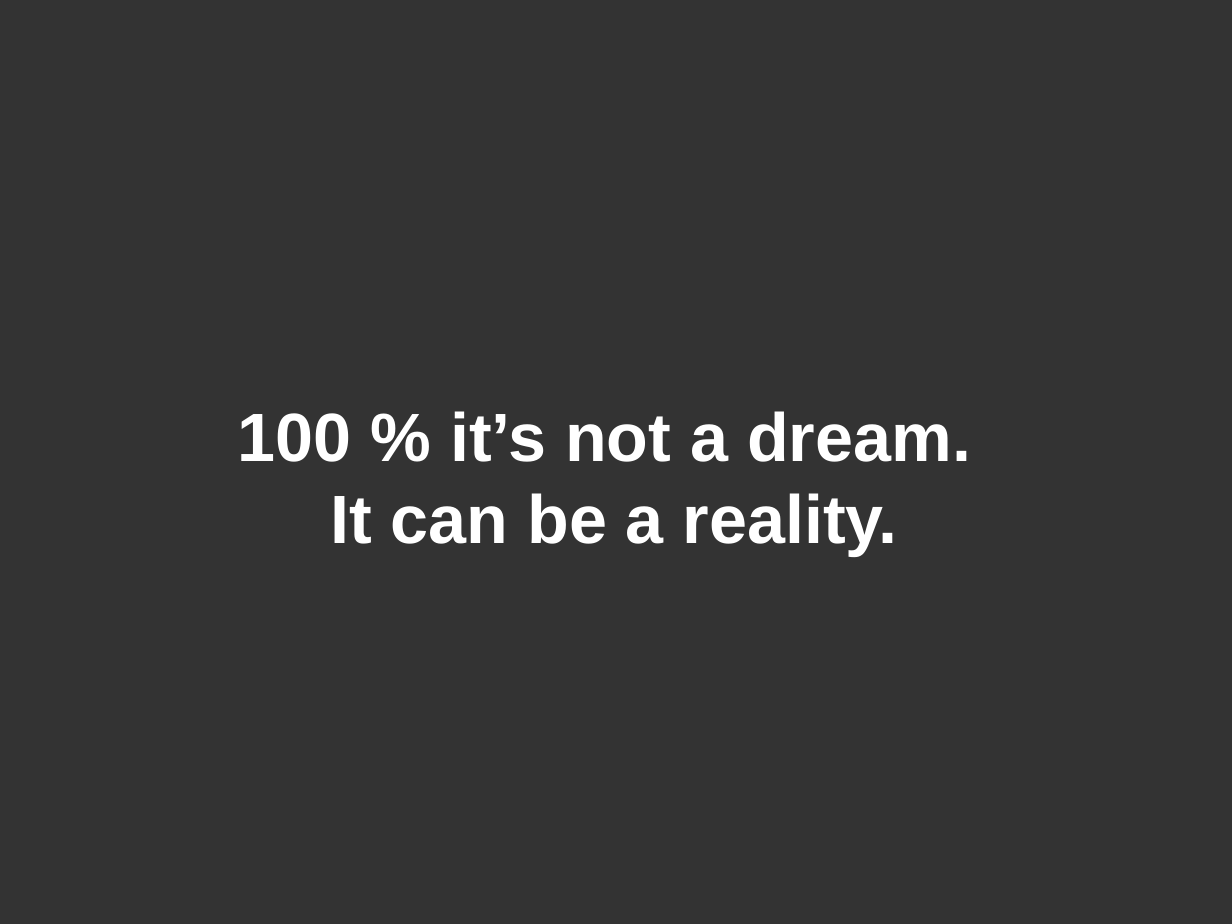
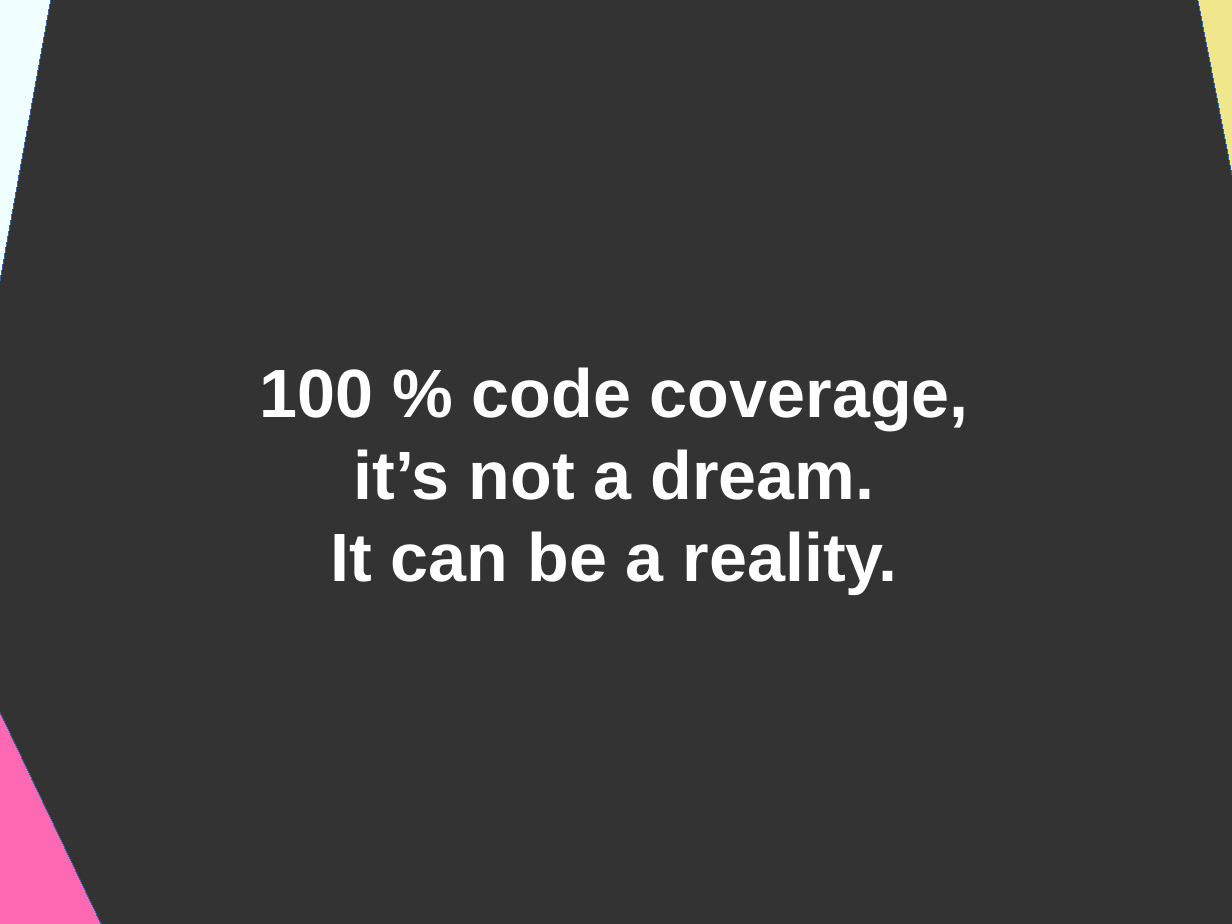
Before and after one commit to DanYellow/presentations, a slide deck: slide 23 of unit-tests/presentation.odp. Drawn at 1232x924 pixels with LibreOffice and Linux fonts; fonts in the diff are those of the drawing. Boxes give left, top, right and bottom in pixels: in the first picture for what was removed or moved away, otherwise in the second. Text is boxed around its words. In the diff, an @@ line names an element or a change of style, - is before the commit and + after.

```diff
--- a/unit-tests/presentation.odp
+++ b/unit-tests/presentation.odp
@@ right triangle added at (0, 0, 134, 491), fill #F0FFFF, outline #3465A4 0 pt @@
@@ right triangle added at (1067, 0, 1232, 179), fill #F0E68C, outline #3465A4 0 pt @@
@@ title at (259, 367, 969, 594): text changed @@
-100 % it’s not a dream.
-It can be a reality.
+100 % code coverage,
+it’s not a dream.
+It can be a reality.
@@ right triangle added at (0, 680, 157, 924), fill #FF69B4, outline #3465A4 0 pt @@
```
Also in this commit, not shown: 26 other slides changed, 1 slide added, 9 other files.
